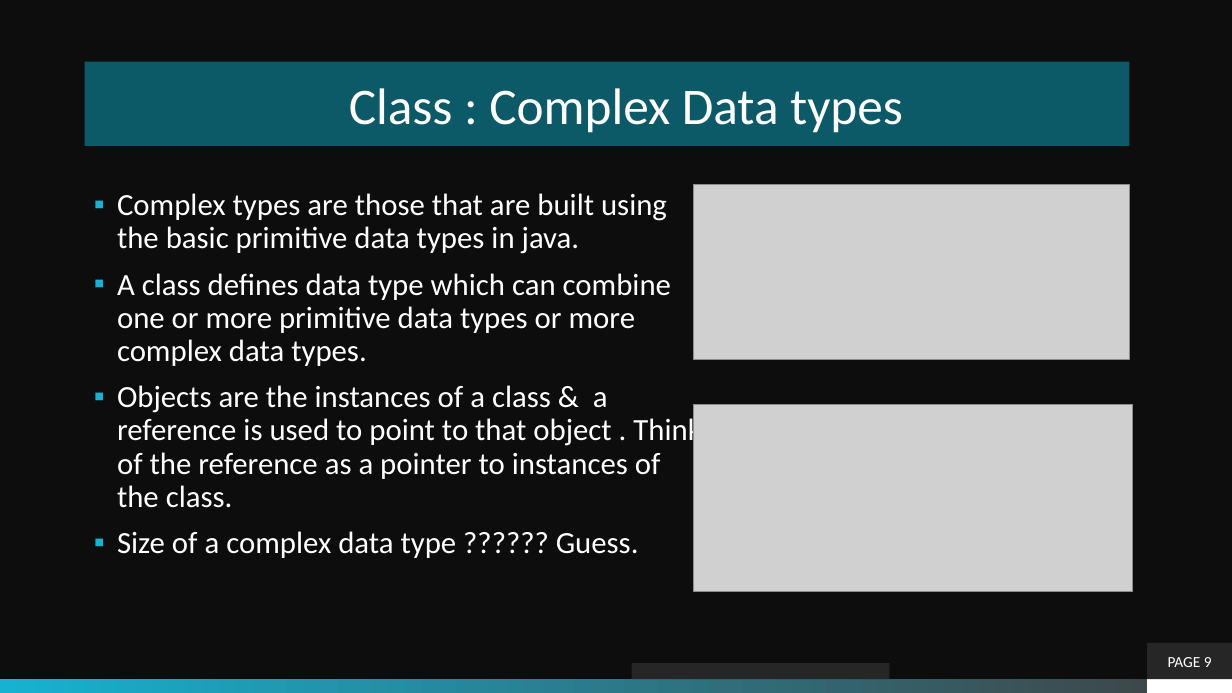
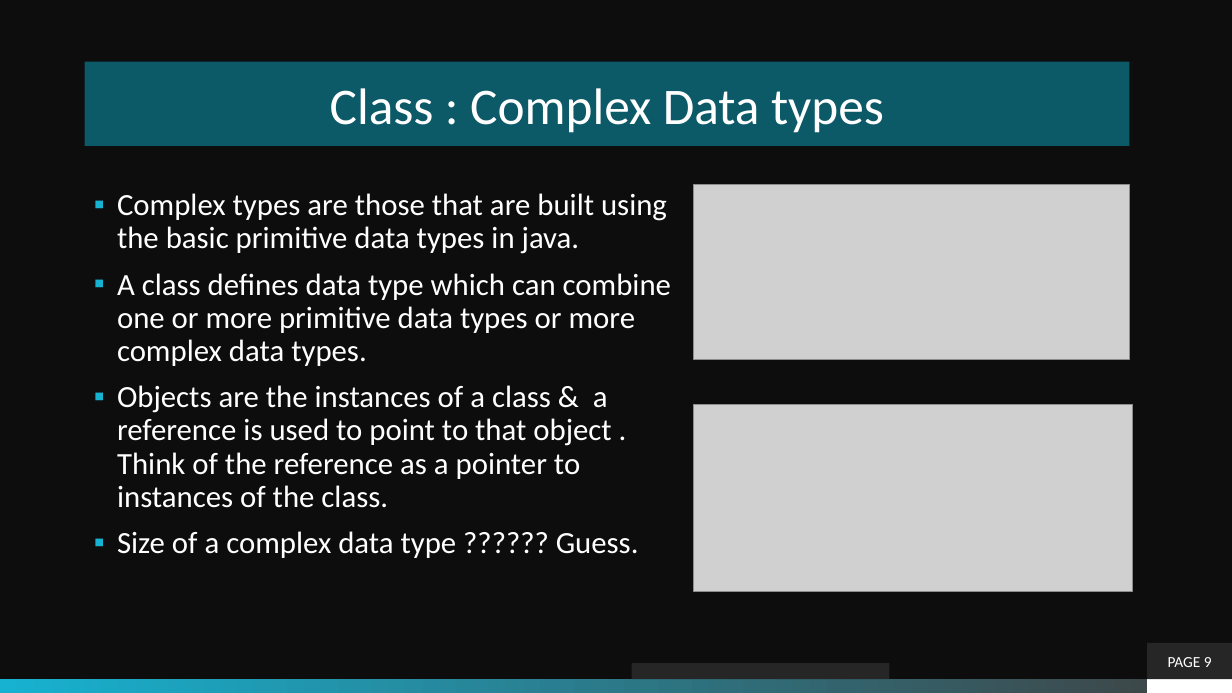
Before and after one commit to theLeonidas/Courses, a slide deck: slide 9 of courseMaterial/Objective-3-Primitives/Data Types [Autosaved].pptx. Drawn at 1232x693 pixels with LibreOffice and Linux fonts; fonts in the diff are those of the drawing; grey boxes stand for pictures; background and template pictures are left out. Boxes give left, top, right and bottom in pixels: in the first picture for what was removed or moved away, otherwise in the second. Text is boxed around its words. In the diff, an @@ line names an element or a change of style, - is before the commit and + after.

```diff
--- a/courseMaterial/Objective-3-Primitives/Data Types [Autosaved].pptx
+++ b/courseMaterial/Objective-3-Primitives/Data Types [Autosaved].pptx
@@ title "Class : Complex Data types" at <box>85,62,1130,146</box>: alignment left to centre @@
@@ text "Complex types are those that ..." rewrapped from <box>117,193,701,558</box> to <box>117,193,671,558</box> @@
```
Also in this commit, not shown: 12 other slides changed, 17 other files.
